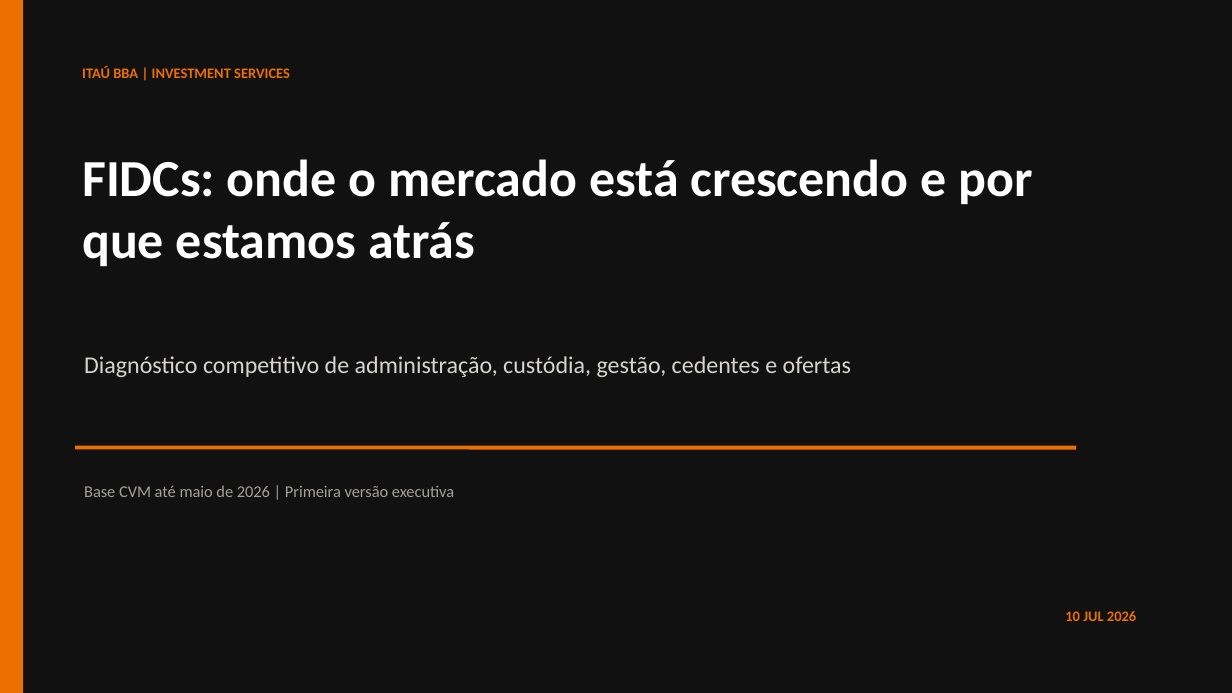
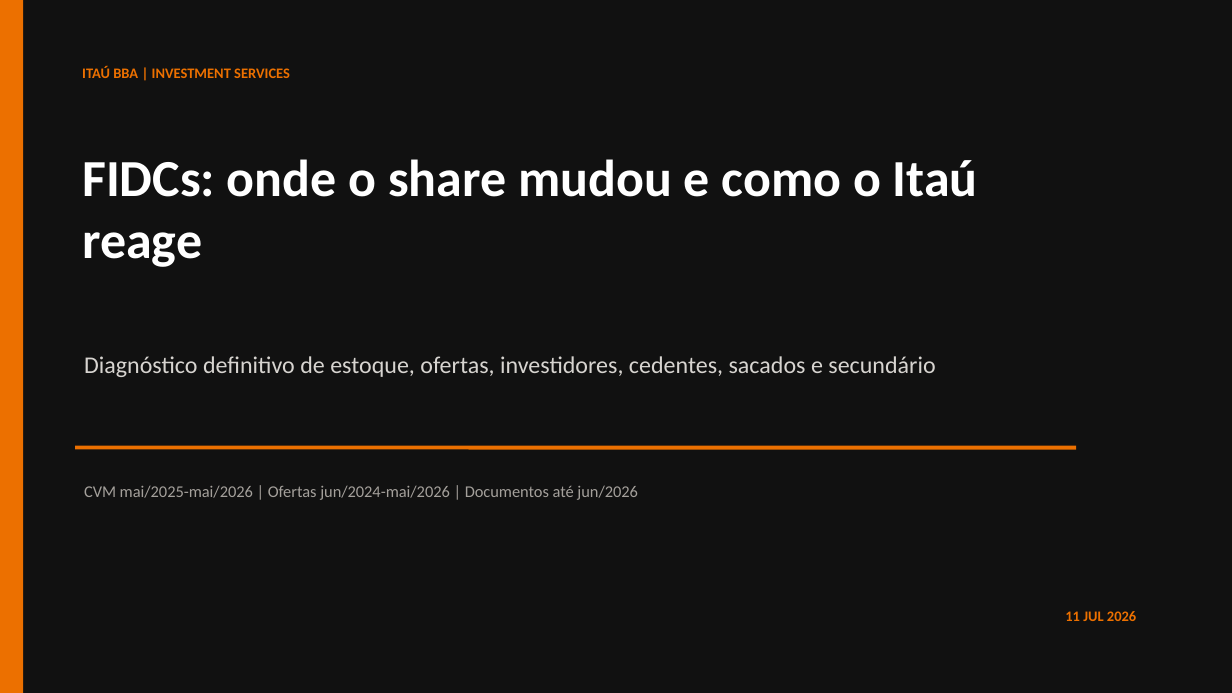
Before and after one commit to abalroar/fidc, a slide deck: slide 1 of outputs/fidc_presidente_bba_20260710/FIDC_Industria_Diagnostico_Competitivo_BBA.pptx. Drawn at 1232x693 pixels with LibreOffice and Linux fonts; fonts in the diff are those of the drawing. Boxes give left, top, right and bottom in pixels: in the first picture for what was removed or moved away, otherwise in the second. Text is boxed around its words. In the diff, an @@ line names an element or a change of style, - is before the commit and + after.

```diff
--- a/outputs/fidc_presidente_bba_20260710/FIDC_Industria_Diagnostico_Competitivo_BBA.pptx
+++ b/outputs/fidc_presidente_bba_20260710/FIDC_Industria_Diagnostico_Competitivo_BBA.pptx
@@ text at (82, 159, 978, 267): text changed @@
-FIDCs: onde o mercado está crescendo e por que estamos atrás
+FIDCs: onde o share mudou e como o Itaú reage
@@ text at (84, 356, 935, 377): text changed @@
-Diagnóstico competitivo de administração, custódia, gestão, cedentes e ofertas
+Diagnóstico definitivo de estoque, ofertas, investidores, cedentes, sacados e secundário
@@ text at (84, 485, 638, 500): text changed @@
-Base CVM até maio de 2026 | Primeira versão executiva
+CVM mai/2025-mai/2026 | Ofertas jun/2024-mai/2026 | Documentos até jun/2026
@@ text at (1065, 611, 1136, 621): text changed @@
-10 JUL 2026
+11 JUL 2026
```
Also in this commit, not shown: 18 other slides changed, 11 slides added, 29 other files.
